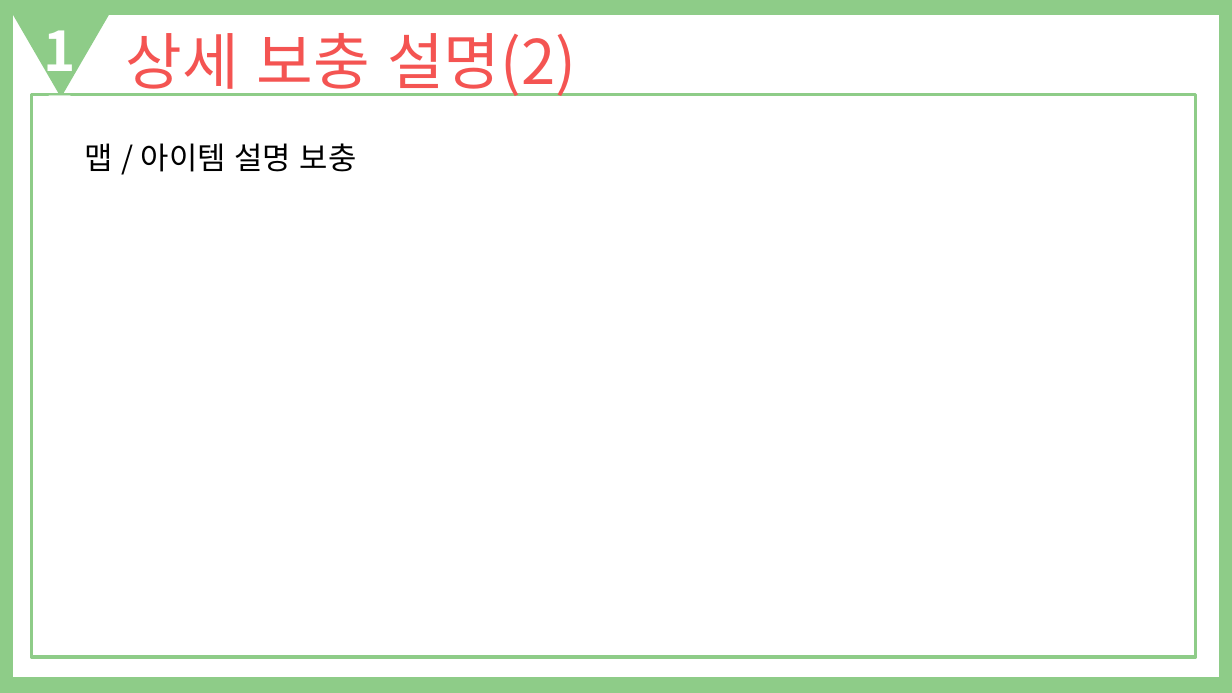
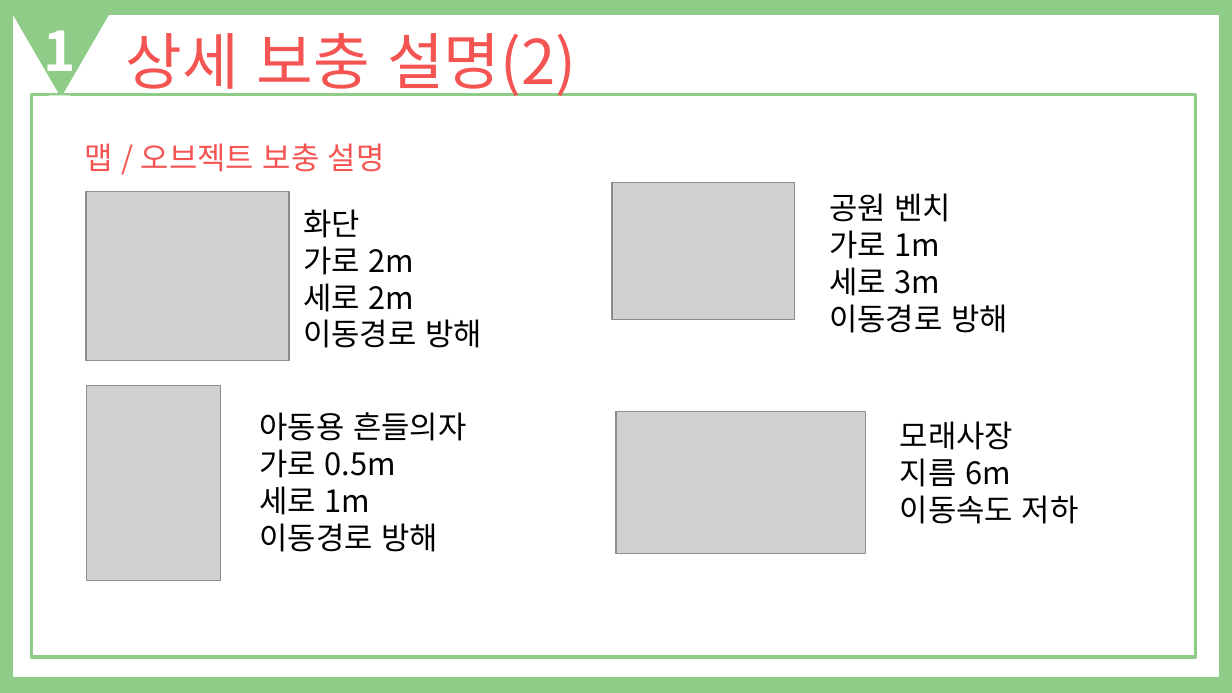
Before and after one commit to Celesta129/TeamProject, a slide deck: slide 19 of Documents/King of Playground 기획 발표자료.pptx (slide 17 before the commit). Drawn at 1232x693 pixels with LibreOffice and Linux fonts; fonts in the diff are those of the drawing; grey boxes stand for pictures. Boxes give left, top, right and bottom in pixels: in the first picture for what was removed or moved away, otherwise in the second. Text is boxed around its words. In the diff, an @@ line names an element or a change of style, - is before the commit and + after.

```diff
--- a/Documents/King of Playground 기획 발표자료.pptx
+++ b/Documents/King of Playground 기획 발표자료.pptx
@@ text at [85,143,385,172]: text changed; text colour #000000 to #F45452 @@
-맵 / 아이템 설명 보충
+맵 / 오브젝트 보충 설명
@@ picture added at [86,191,290,360] @@
@@ text added at [303,209,482,348], 18 pt, text #000000 @@
+화단
+가로 2m
+세로 2m
+이동경로 방해
@@ picture added at [612,182,795,319] @@
@@ text added at [829,193,1008,333], 18 pt, text #000000 @@
+공원 벤치
+가로 1m
+세로 3m
+이동경로 방해
@@ picture added at [86,386,221,580] @@
@@ text added at [259,412,466,552], 18 pt, text #000000 @@
+아동용 흔들의자
+가로 0.5m
+세로 1m
+이동경로 방해
@@ picture added at [616,411,866,553] @@
@@ text added at [900,421,1079,524], 18 pt, text #000000 @@
+모래사장
+지름 6m
+이동속도 저하
```
Also in this commit, not shown: 8 other slides changed, 2 slides added, 2 other files.
